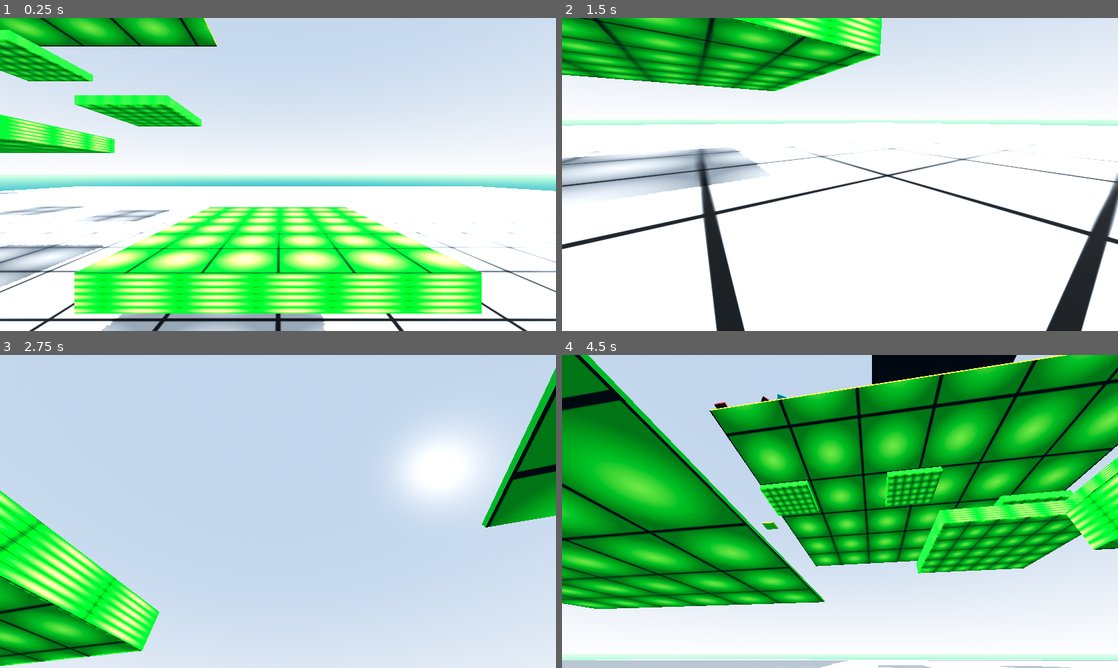
Above: before the commit, frames 1-4 (two rows, left to right).
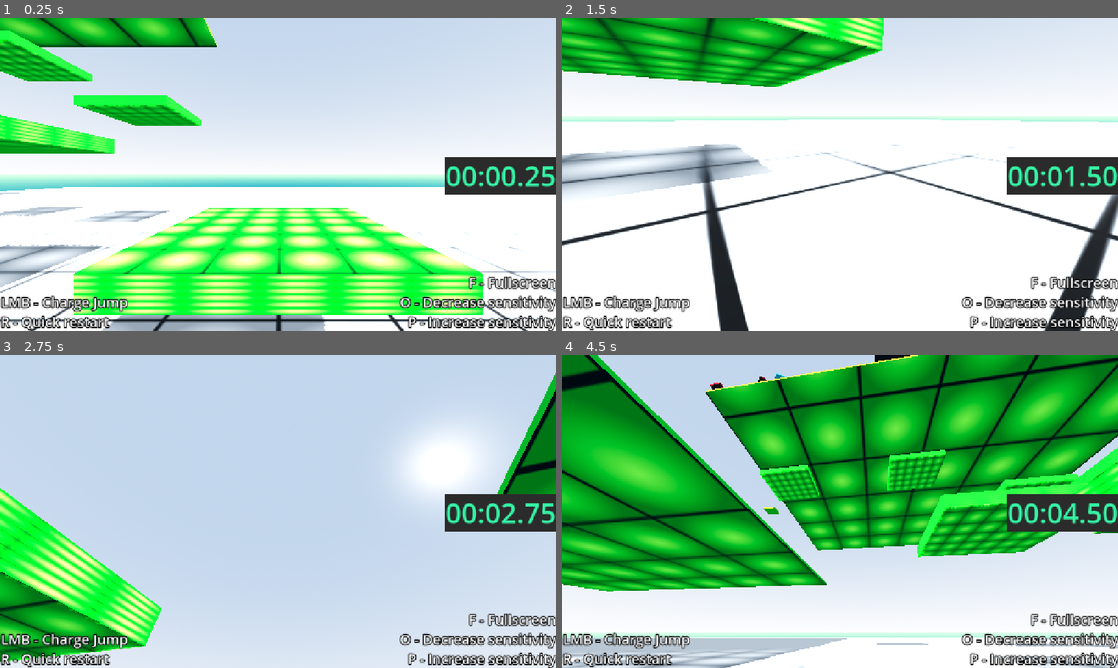
Above: after the commit, the same moments.

Repository: badfetus/depths
Game: Godot game, scene res://world.tscn
Two runs of this game, one before a commit and one after it. Both use one fixed random seed, a clock stepped at 60 frames per second and the inputs below.
Inputs (mouse positions are in pixels of both pictures, inside the frame that each line leads up to):
- Up to frame 1 (0.25 s): no input
- Up to frame 2 (1.5 s): move the mouse to (867, 174) at 0.52 s; hold P (sensup) from 0.53 s (still down); move the mouse to (812, 174) at 1.27 s
- Up to frame 3 (2.75 s): keep holding P (sensup); move the mouse to (289, 505) at 2.02 s
- Up to frame 4 (4.5 s): keep holding P (sensup); move the mouse to (834, 517) at 2.77 s; move the mouse to (878, 514) at 3.52 s; move the mouse to (795, 508) at 4.27 s

The runs differ from the first frame. In frame 1, 18% of the frame differs, in the area x 0-100%, y 0-100%; in frame 2, 22%; in frame 3, 13%; in frame 4, 60%.

Commit message:
game complete, need to set up exports and whatnot

Diff:
--- /dev/null
+++ b/control.gd
@@ -0,0 +1,39 @@
+extends Control
+
+@onready var player = get_parent().get_parent()
+
+var celebrating = false
+var celebStarted = 0
+
+func _process(_delta: float) -> void:
+	var currTime = player.currTime
+
+	var minute = floori(currTime / 60)
+	var second = currTime - minute * 60
+
+	$Label.text = ("%02d" % minute) + (":%05.2f" % second)
+
+	var Colors = ["[color=#00FF00]", "[color=#FFFF00]", "[color=#FF0000]", "[color=#00FFFF]"]
+
+	var globalTimes : String = "[right]"
+	for i in Global.times.size():
+		var time = float(Global.times[i])
+		if(time == float(200000)):
+			break
+		minute = floori(time / 60)
+		second = time - minute * 60
+		globalTimes = globalTimes + Colors[i] + ("%02d" % minute) + (":%06.3f" % second) + "\n"
+
+	$RichTextLabel.text = globalTimes
+
+	if(celebrating):
+		if(player.currTime - celebStarted > 3):
+			celebrating = false
+			$Celebrate.text = ""
+
+func celebrate(index):
+	celebStarted = player.currTime
+	celebrating = true
+	var Colors = ["[color=#00FF00]", "[color=#FFFF00]", "[color=#FF0000]", "[color=#00FFFF]"]
+	var colorsText = ["GREEN", "YELLOW", "RED", "THE END"]
+	$Celebrate.text = Colors[index] + colorsText[index] + " REACHED!"
--- a/global.gd
+++ b/global.gd
@@ -1,6 +1,13 @@
 extends Node
 
 var times = [float(200000), float(200000), float(200000), float(200000)]
+
+func updateTime(index: int, time: float) -> bool:
+	if(time < times[index]):
+		times[index] = time
+		saveData()
+		return true
+	return false
 
 func saveData():
 	var save_game = FileAccess.open("user://depth_perception.save", FileAccess.WRITE)
--- a/player.gd
+++ b/player.gd
@@ -7,10 +7,21 @@
 var holdDuration = 0
 var jumping = false
 
+var playingJumpSound = false
+var jumpSoundStart = -100
+
+var reached = [false, false, false, false]
+
 func _ready():
 	Input.set_mouse_mode(Input.MOUSE_MODE_CAPTURED)
+	connect("body_entered", _on_body_entered)
 
 func _physics_process(delta: float) -> void:
+	if(!jumping and playingJumpSound):
+		if(currTime - jumpSoundStart > 0.1):
+			playingJumpSound = false
+			$JumpPlayer.stop()
+
 	currTime = currTime + delta
 	if(jumping):
 		holdDuration += delta
@@ -43,6 +54,9 @@
 func _input(event: InputEvent) -> void:
 	if event is InputEventMouseButton and event.is_pressed() and on_floor:
 		jumping = true
+		$JumpPlayer.play(0.0)
+		jumpSoundStart = currTime
+		playingJumpSound = true
 	elif event is InputEventMouseButton and !event.is_pressed():
 		jumping = false
 
@@ -77,6 +91,13 @@
 var currTime = 0
 var lastTimeOnFloor = -100
 
+func _on_body_entered(body):
+	if(body.name.begins_with("CP")):
+		var index = int(body.name.substr(2)) - 1
+		Global.updateTime(index, currTime)
+		if(!reached[index]):
+			$Camera3D/Control.celebrate(index)
+
 func _integrate_forces(state: PhysicsDirectBodyState3D) -> void:
 	on_floor = false
 
@@ -92,3 +113,6 @@
 		lastTimeOnFloor = currTime
 	elif (currTime - lastTimeOnFloor < leeway):
 		on_floor = true
+
+	if(!on_floor):
+		jumping = false
--- a/project.godot
+++ b/project.godot
@@ -23,6 +23,7 @@
 
 window/size/viewport_width=1280
 window/size/viewport_height=720
+window/stretch/mode="canvas_items"
 
 [input]
 
--- a/world.tscn
+++ b/world.tscn
@@ -1,13 +1,16 @@
-[gd_scene load_steps=39 format=3 uid="uid://jqty0w8m78fg"]
+[gd_scene load_steps=43 format=3 uid="uid://jqty0w8m78fg"]
 
 [ext_resource type="Script" uid="uid://cai1ouiha174i" path="res://world.gd" id="1_aqk2v"]
 [ext_resource type="Texture2D" uid="uid://kd80yqdkkwnr" path="res://FloorWhite.png" id="2_aqk2v"]
 [ext_resource type="Script" uid="uid://2wche2qat0gs" path="res://player.gd" id="2_fj7yv"]
 [ext_resource type="Script" uid="uid://bmglggwebekkx" path="res://camera.gd" id="3_tlwt5"]
 [ext_resource type="Texture2D" uid="uid://crj6usctsdlsu" path="res://FloorGreen.png" id="5_036b0"]
+[ext_resource type="Script" uid="uid://bvvftpc78hfbq" path="res://control.gd" id="5_ioo17"]
 [ext_resource type="Texture2D" uid="uid://cws287i0klq7n" path="res://FloorYellow.png" id="6_dwbse"]
+[ext_resource type="AudioStream" uid="uid://dp3dfllqqmayk" path="res://sounds/Jump.wav" id="6_wse8f"]
 [ext_resource type="Texture2D" uid="uid://b4nlmpn1g5usg" path="res://FloorIce.png" id="7_pkg7o"]
 [ext_resource type="Texture2D" uid="uid://mog0xd13lidl" path="res://FloorRed.png" id="8_gbfbk"]
+[ext_resource type="AudioStream" uid="uid://diiu0fndtfnhp" path="res://sounds/DepthSong.wav" id="11_ic0uy"]
 
 [sub_resource type="BoxShape3D" id="BoxShape3D_gv5m4"]
 size = Vector3(250, 1, 250)
@@ -40,6 +43,9 @@
 [sub_resource type="PhysicsMaterial" id="PhysicsMaterial_fj7yv"]
 
 [sub_resource type="CapsuleShape3D" id="CapsuleShape3D_f3sb7"]
+
+[sub_resource type="StyleBoxFlat" id="StyleBoxFlat_gbfbk"]
+bg_color = Color(0.169245, 0.169245, 0.169245, 1)
 
 [sub_resource type="BoxShape3D" id="BoxShape3D_036b0"]
 size = Vector3(10, 1, 10)
@@ -147,6 +153,77 @@
 transform = Transform3D(1, 0, 0, 0, 1, 0, 0, 0, 1, 0, 2, 0)
 script = ExtResource("3_tlwt5")
 
+[node name="Control" type="Control" parent="Player/Camera3D"]
+layout_mode = 3
+anchors_preset = 15
+anchor_right = 1.0
+anchor_bottom = 1.0
+grow_horizontal = 2
+grow_vertical = 2
+script = ExtResource("5_ioo17")
+
+[node name="Label" type="Label" parent="Player/Camera3D/Control"]
+layout_direction = 3
+layout_mode = 0
+offset_top = 318.0
+offset_right = 118.0
+offset_bottom = 406.0
+theme_override_colors/font_color = Color(0.207843, 0.956863, 0.647059, 1)
+theme_override_font_sizes/font_size = 64
+theme_override_styles/normal = SubResource("StyleBoxFlat_gbfbk")
+horizontal_alignment = 2
+
+[node name="RichTextLabel" type="RichTextLabel" parent="Player/Camera3D/Control"]
+layout_mode = 0
+offset_left = 383.0
+offset_right = 1280.0
+offset_bottom = 45.0
+theme_override_constants/outline_size = 4
+theme_override_font_sizes/normal_font_size = 32
+bbcode_enabled = true
+fit_content = true
+
+[node name="RichTextLabel2" type="RichTextLabel" parent="Player/Camera3D/Control"]
+layout_mode = 0
+offset_left = 1.0
+offset_top = 630.0
+offset_right = 416.0
+offset_bottom = 720.0
+theme_override_constants/outline_size = 8
+theme_override_font_sizes/normal_font_size = 32
+bbcode_enabled = true
+text = "LMB - Charge Jump
+R - Quick restart
+"
+fit_content = true
+
+[node name="RichTextLabel3" type="RichTextLabel" parent="Player/Camera3D/Control"]
+offset_left = 865.0
+offset_top = 585.0
+offset_right = 1280.0
+offset_bottom = 720.0
+theme_override_constants/outline_size = 8
+theme_override_font_sizes/normal_font_size = 32
+bbcode_enabled = true
+text = "[right]F - Fullscreen
+O - Decrease sensitivity
+P - Increase sensitivity"
+fit_content = true
+
+[node name="Celebrate" type="RichTextLabel" parent="Player/Camera3D/Control"]
+layout_mode = 0
+offset_right = 1274.0
+offset_bottom = 718.0
+theme_override_constants/outline_size = 8
+theme_override_font_sizes/normal_font_size = 64
+bbcode_enabled = true
+fit_content = true
+horizontal_alignment = 1
+vertical_alignment = 1
+
+[node name="JumpPlayer" type="AudioStreamPlayer" parent="Player"]
+stream = ExtResource("6_wse8f")
+
 [node name="Zones" type="Node3D" parent="."]
 
 [node name="GreenZone" type="Node3D" parent="Zones"]
@@ -211,13 +288,13 @@
 mesh = SubResource("BoxMesh_dwbse")
 surface_material_override/0 = SubResource("StandardMaterial3D_pkg7o")
 
-[node name="GreenFloor7" type="StaticBody3D" parent="Zones/GreenZone"]
+[node name="CP1" type="StaticBody3D" parent="Zones/GreenZone"]
 transform = Transform3D(1, 0, 0, 0, 1, 0, 0, 0, 1, 60, 30, -145)
 
-[node name="CollisionShape3D" type="CollisionShape3D" parent="Zones/GreenZone/GreenFloor7"]
+[node name="CollisionShape3D" type="CollisionShape3D" parent="Zones/GreenZone/CP1"]
 shape = SubResource("BoxShape3D_dwbse")
 
-[node name="MeshInstance3D" type="MeshInstance3D" parent="Zones/GreenZone/GreenFloor7"]
+[node name="MeshInstance3D" type="MeshInstance3D" parent="Zones/GreenZone/CP1"]
 mesh = SubResource("BoxMesh_pkg7o")
 surface_material_override/0 = SubResource("StandardMaterial3D_ioo17")
 
@@ -326,13 +403,13 @@
 mesh = SubResource("BoxMesh_dwbse")
 surface_material_override/0 = SubResource("StandardMaterial3D_gbfbk")
 
-[node name="YellowFloor8" type="StaticBody3D" parent="Zones/Yellow Zone"]
+[node name="CP2" type="StaticBody3D" parent="Zones/Yellow Zone"]
 transform = Transform3D(1, 0, 0, 0, 1, 0, 0, 0, 1, 100, 45, 115.589)
 
-[node name="CollisionShape3D" type="CollisionShape3D" parent="Zones/Yellow Zone/YellowFloor8"]
+[node name="CollisionShape3D" type="CollisionShape3D" parent="Zones/Yellow Zone/CP2"]
 shape = SubResource("BoxShape3D_gbfbk")
 
-[node name="MeshInstance3D" type="MeshInstance3D" parent="Zones/Yellow Zone/YellowFloor8"]
+[node name="MeshInstance3D" type="MeshInstance3D" parent="Zones/Yellow Zone/CP2"]
 mesh = SubResource("BoxMesh_wse8f")
 surface_material_override/0 = SubResource("StandardMaterial3D_gbfbk")
 
@@ -451,13 +528,13 @@
 mesh = SubResource("BoxMesh_ic0uy")
 surface_material_override/0 = SubResource("StandardMaterial3D_k3n1d")
 
-[node name="RedFloor10" type="StaticBody3D" parent="Zones/RedZone"]
+[node name="CP3" type="StaticBody3D" parent="Zones/RedZone"]
 transform = Transform3D(1, 0, 0, 0, 1, 0, 0, 0, 1, 37.1568, 75, 127.136)
 
-[node name="CollisionShape3D" type="CollisionShape3D" parent="Zones/RedZone/RedFloor10"]
+[node name="CollisionShape3D" type="CollisionShape3D" parent="Zones/RedZone/CP3"]
 shape = SubResource("BoxShape3D_ic0uy")
 
-[node name="MeshInstance3D" type="MeshInstance3D" parent="Zones/RedZone/RedFloor10"]
+[node name="MeshInstance3D" type="MeshInstance3D" parent="Zones/RedZone/CP3"]
 transform = Transform3D(1, 0, 0, 0, 1, 0, 0, 0, 1, 0, 0, 0)
 mesh = SubResource("BoxMesh_2o6r5")
 surface_material_override/0 = SubResource("StandardMaterial3D_k3n1d")
@@ -563,13 +640,13 @@
 mesh = SubResource("BoxMesh_gbfbk")
 surface_material_override/0 = SubResource("StandardMaterial3D_wse8f")
 
-[node name="IceEnd" type="StaticBody3D" parent="Zones/Ice Zone"]
+[node name="CP4" type="StaticBody3D" parent="Zones/Ice Zone"]
 transform = Transform3D(1, 0, 0, 0, 1, 0, 0, 0, 1, -35.2726, 50.0573, 58.8911)
 
-[node name="CollisionShape3D" type="CollisionShape3D" parent="Zones/Ice Zone/IceEnd"]
+[node name="CollisionShape3D" type="CollisionShape3D" parent="Zones/Ice Zone/CP4"]
 shape = SubResource("BoxShape3D_wse8f")
 
-[node name="MeshInstance3D" type="MeshInstance3D" parent="Zones/Ice Zone/IceEnd"]
+[node name="MeshInstance3D" type="MeshInstance3D" parent="Zones/Ice Zone/CP4"]
 transform = Transform3D(1, 0, 0, 0, 1, 0, 0, 0, 1, 0, 0, 0)
 mesh = SubResource("BoxMesh_k3n1d")
 surface_material_override/0 = SubResource("StandardMaterial3D_ic0uy")
@@ -577,3 +654,7 @@
 [node name="DirectionalLight3D" type="DirectionalLight3D" parent="."]
 transform = Transform3D(-0.707107, 0.5, -0.5, 0, 0.707107, 0.707107, 0.707107, 0.5, -0.5, -500, 500, -500)
 shadow_enabled = true
+
+[node name="AudioStreamPlayer" type="AudioStreamPlayer" parent="."]
+stream = ExtResource("11_ic0uy")
+autoplay = true
Not shown, added: control.gd.uid
Not shown, changed: export_presets.cfg
Not shown, added: sounds/DepthSong.wav.import
Not shown, added: sounds/Jump.wav.import
Not shown, added: sounds/DepthSong.wav
Not shown, added: sounds/Jump.wav
